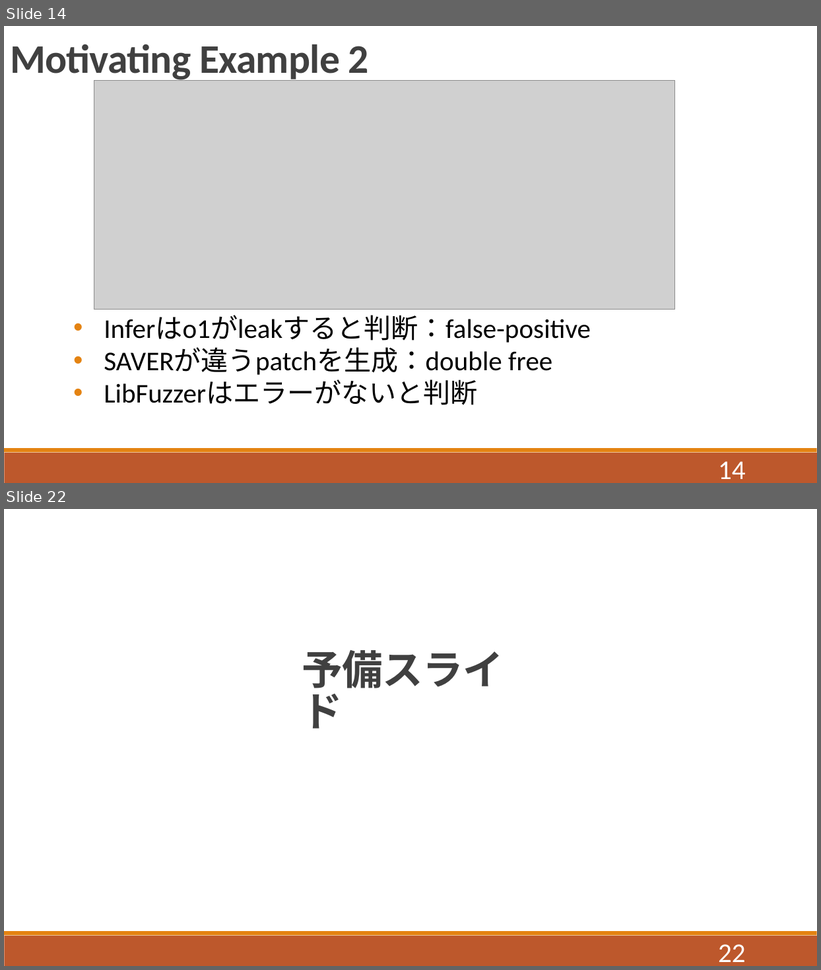
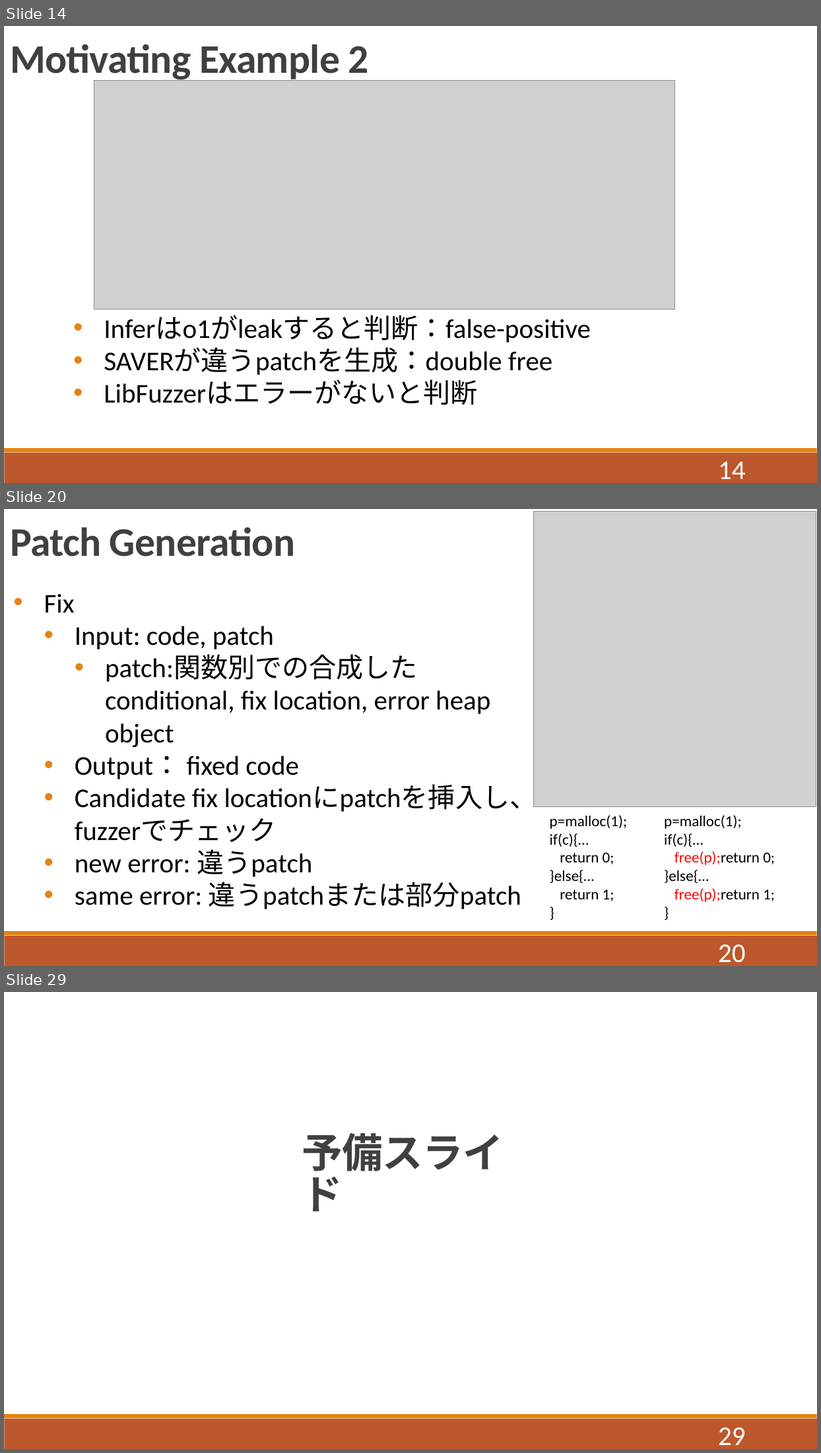
Before and after one commit to QIANZECHANG/MyResearch, a slide deck: 修論/修論発表.pptx. Shown one above the other, each under a label of ours: slides 14 and 22 before the commit, slides 14, 20 and 29 after it; the slides between them are not shown. The pictures are 821x970 and 821x1453 pixels, drawn with LibreOffice and Linux fonts; fonts in the diff are those of the drawing; grey boxes stand for pictures. Boxes give left, top, right and bottom in pixels: in the first picture for what was removed or moved away, otherwise in the second. Text is boxed around its words. In the diff, an @@ line names an element or a change of style, - is before the commit and + after.

```diff
--- a/修論/修論発表.pptx
+++ b/修論/修論発表.pptx
@@ slide 20 added at bbox=[4, 509, 817, 966], background #FFFFFF; not listed: 2 template elements that a slide beside it also shows @@
@@ text added at bbox=[10, 527, 295, 557], 48 pt, text #404040, bold @@
+Patch Generation
@@ picture added at bbox=[533, 512, 816, 807] @@
@@ text added at bbox=[44, 594, 537, 910], 32 pt, text #000000 @@
+  • Fix
+    • Input: code, patch
+      • patch:関数別での合成したconditional, fix location, error heap object
+    • Output： fixed code
+    • Candidate fix locationにpatchを挿入し、fuzzerでチェック
+    • new error: 違うpatch
+    • same error: 違うpatchまたは部分patch
@@ text added at bbox=[550, 815, 627, 902], 18 pt, text #000000 @@
+p=malloc(1);
+if(c){…
+return 0;
+}else{…
+return 1;
+}
@@ text added at bbox=[664, 815, 775, 902], 18 pt, text #000000 @@
+p=malloc(1);
+if(c){…
+free(p);return 0;
+}else{…
+free(p);return 1;
+}
@@ page number added at bbox=[718, 945, 746, 963], 32 pt, text #FFFFFF @@
+20
@@ what was slide 22 is now slide 29 @@
@@ page number at bbox=[718, 1428, 746, 1445]: text changed @@
-22
+29
```
Also in this commit, not shown: 5 slides changed, 13 other slides added, 6 slides removed, 55 other files.
